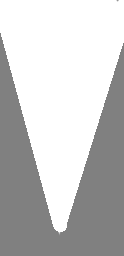
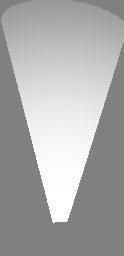
Revision of a layered w=124, h=256 image; what changed, layer by layer:
painted on "Calque 9" over [1, 0, 124, 223]
hid "Calque 8", painted on it over [0, 0, 124, 236]
